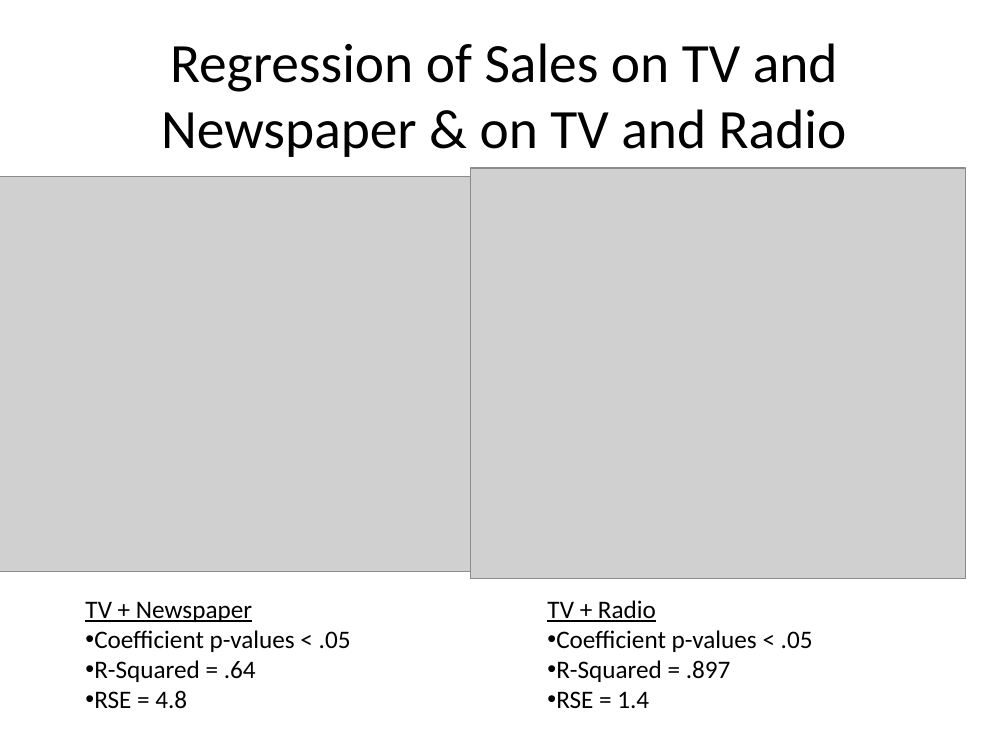
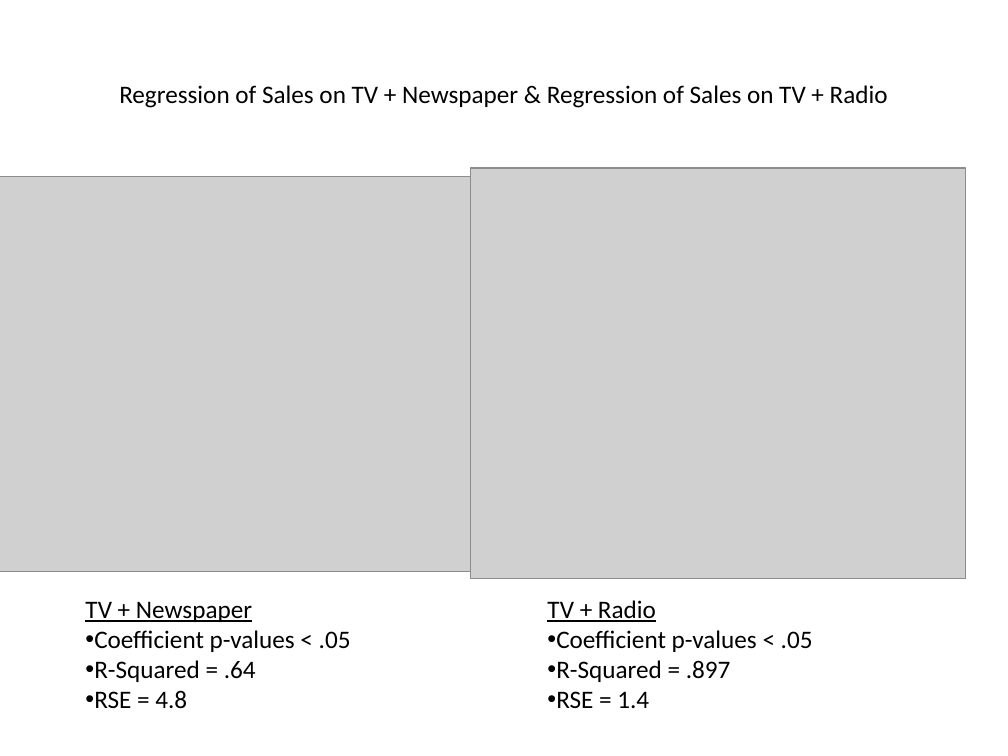
Before and after one commit to ulises-jimenez/Linear-Regression-Sample, a slide deck: slide 5 of Linear Regression sample.pptx. Drawn at 1008x756 pixels with LibreOffice and Linux fonts; fonts in the diff are those of the drawing; grey boxes stand for pictures. Boxes give left, top, right and bottom in pixels: in the first picture for what was removed or moved away, otherwise in the second. Text is boxed around its words. In the diff, an @@ line names an element or a change of style, - is before the commit and + after.

```diff
--- a/Linear Regression sample.pptx
+++ b/Linear Regression sample.pptx
@@ title at box(119, 85, 888, 108): text changed; size 39.6 to 18 pt @@
-Regression of Sales on TV and Newspaper & on TV and Radio
+Regression of Sales on TV + Newspaper & Regression of Sales on TV + Radio
```
Also in this commit, not shown: 2 other slides changed.
